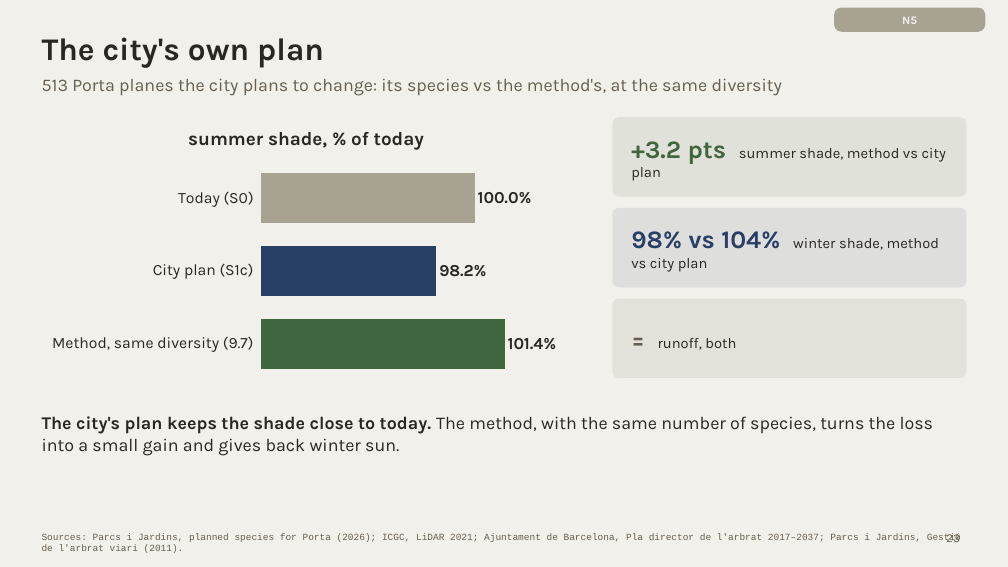
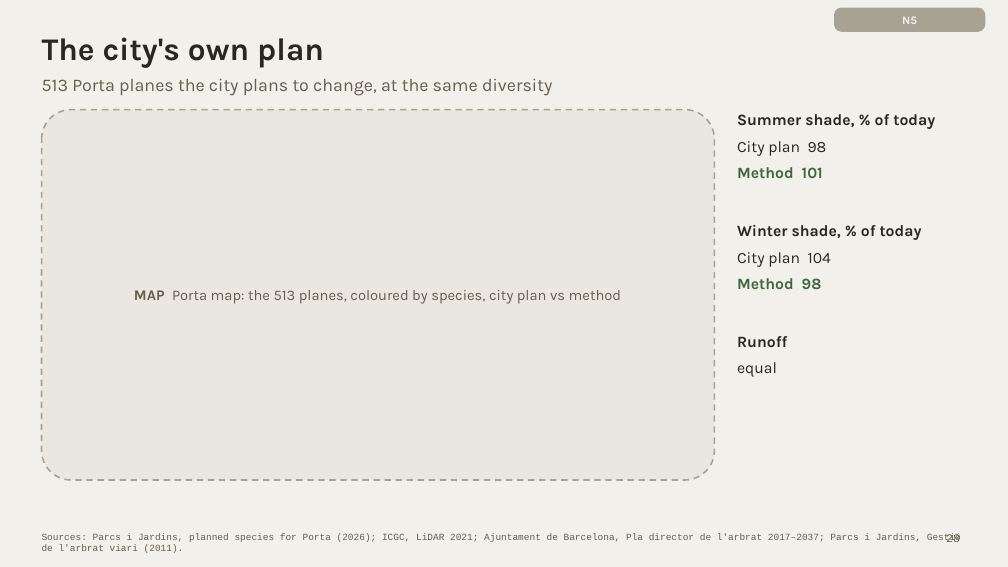
Before and after one commit to giofox96/shade-and-sponge, a slide deck: slide 28 of slides/final/shade_and_sponge_final_new.pptx (slide 23 before the commit). Drawn at 1008x567 pixels with LibreOffice and Linux fonts; fonts in the diff are those of the drawing. Boxes give left, top, right and bottom in pixels: in the first picture for what was removed or moved away, otherwise in the second. Text is boxed around its words. In the diff, an @@ line names an element or a change of style, - is before the commit and + after.

```diff
--- a/slides/final/shade_and_sponge_final_new.pptx
+++ b/slides/final/shade_and_sponge_final_new.pptx
@@ text at [42,79,552,96]: text changed @@
-513 Porta planes the city plans to change: its species vs the method's, at the same diversity
+513 Porta planes the city plans to change, at the same diversity
@@ bar chart removed at [42,113,571,386] @@
-title "summer shade, % of today"
-categories: Today (S0), City plan (S1c), Method, same diversity (9.7)
-summer shade, % of today: 100, 98.2, 101.4
@@ rounded rectangle added at [42,110,715,480], fill #E9E7E0, outline #A8A293 1.5 pt dashed @@
@@ rounded rectangle removed at [613,117,966,197] @@
@@ text added at [737,114,935,377], 15 pt, text #2A2622, bold @@
+Summer shade, % of today
+City plan 98
+Method 101
+Winter shade, % of today
+City plan 104
+Method 98
+Runoff
+equal
@@ text removed at [631,141,946,181] @@
-+3.2 pts summer shade, method vs city plan
@@ rounded rectangle removed at [613,208,966,287] @@
@@ text removed at [631,231,939,272] @@
-98% vs 104% winter shade, method vs city plan
@@ text added at [134,290,621,304], 14 pt, text #665E4F @@
+MAP Porta map: the 513 planes, coloured by species, city plan vs method
@@ rounded rectangle removed at [613,299,966,378] @@
@@ text removed at [658,338,736,350] @@
-= runoff, both
@@ text removed at [42,416,934,456] @@
-The city's plan keeps the shade close to today. The method, with the same number of species, turns the loss into a small gain and gives back winter sun.
```
Also in this commit, not shown: 9 other slides changed, 5 slides added, 9 slides removed, 1 other file.
